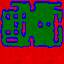
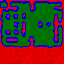
The second 64 × 64 image is a revision of the first. Changes to its layers:
painted on "Layer #3" over [0, 0, 8, 8]
painted on "Layer #1" over [1, 2, 7, 7]
